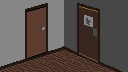
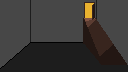
Before/after of a 128 × 72 layered artwork. What changed in the layer stack:
added group "Cellar" with 7 layers above "black" over <box>0,0,128,72</box>
added layer "cellar room light on" in group "Cellar" over <box>0,0,128,72</box>
hid "Hallway", painted on it over <box>0,0,128,72</box>
